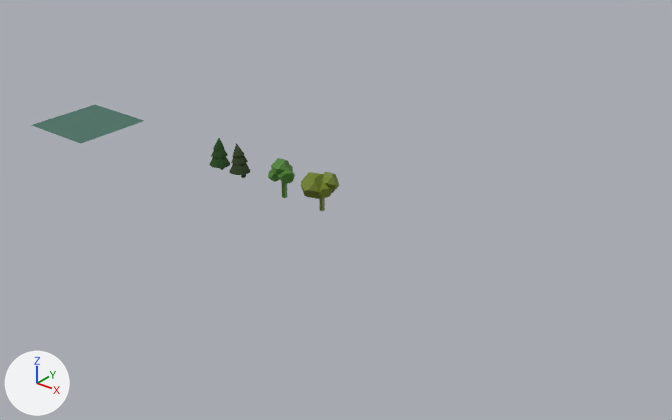
The Blender file Lectures/2_ProceduralTerrain/Examples/Blender/ProceduralTerrain.blend as it was, and as the next commit left it.
Camera for both pictures: a 50 mm camera at (18.78, -13.44, 8.31) aimed at (7.74, 0.37, -0.25). Every picture has the same lights, and +X, +Y and +Z are marked at lower left.
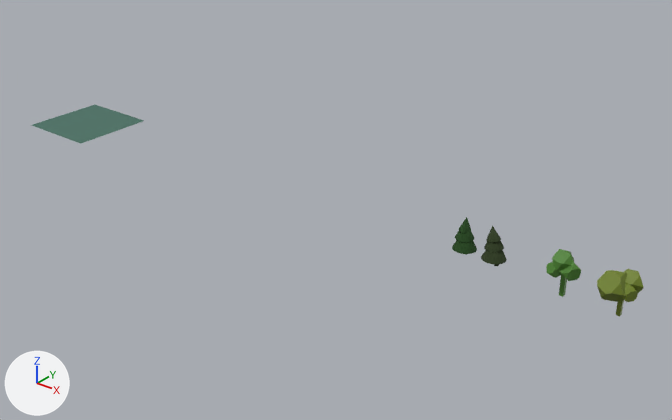
What differs and where, as boxes [x1, y1, x2, y2] in the pictures (672 x 420 px):
'Cube.002', moved
    before: [301, 172, 339, 211]
    after: [597, 269, 644, 316]
'Cube.003', moved
    before: [268, 158, 295, 198]
    after: [546, 249, 581, 297]
'Cube.001', moved
    before: [229, 143, 250, 178]
    after: [481, 226, 507, 266]
'Cube', moved
    before: [209, 138, 230, 170]
    after: [452, 217, 477, 255]

The edits, one by one:
Object 'Cube' (ob_cube) moves from (4.77, 0.0, 0.01) to (11.14, 0.0, 0.01).
Object 'Cube.001' (ob_cube_001) moves from (5.39, 0.0, 0.01) to (11.76, 0.0, 0.01).
Object 'Cube.003' (ob_cube_003) moves from (6.82, -0.21, -0.01) to (13.18, -0.21, -0.01).
Object 'Cube.002' (ob_cube_002) moves from (7.84, -0.22, 0.0) to (14.21, -0.22, 0.0).
